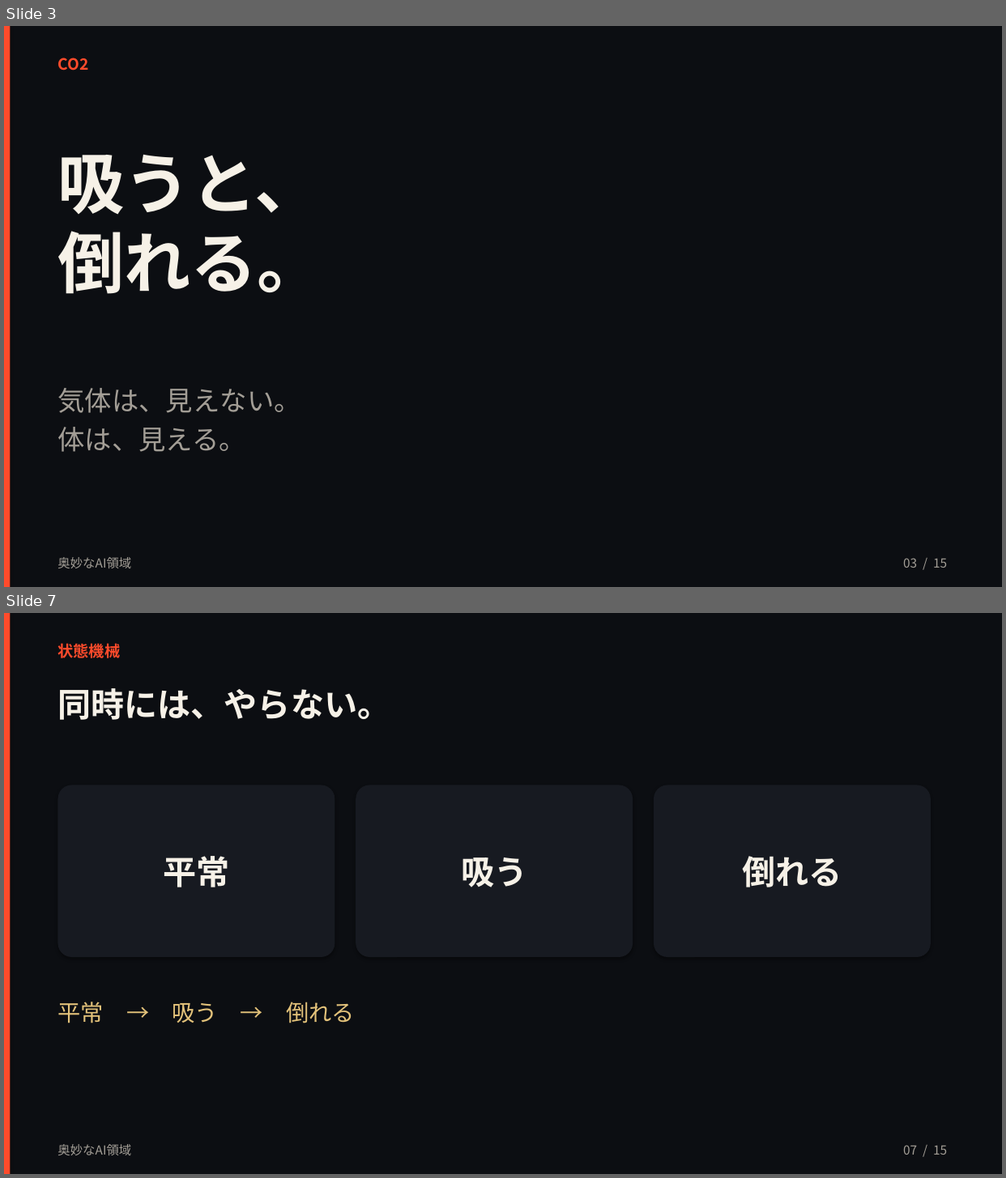
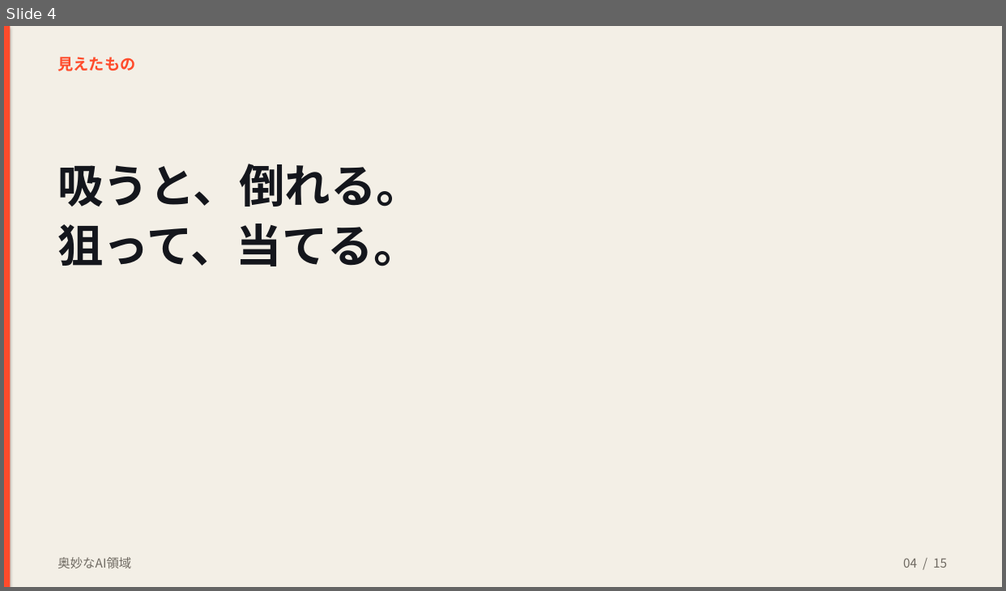
Before and after one commit to kouyozhang-design/vodcoach-ai, a slide deck: presentation/奥妙なAI領域_文化祭.pptx. Shown one above the other, each under a label of ours: slides 3 and 7 before the commit, slide 4 after it; the slides between them are not shown. The pictures are 1006x1178 and 1006x591 pixels, drawn with LibreOffice and Linux fonts; fonts in the diff are those of the drawing. Boxes give left, top, right and bottom in pixels: in the first picture for what was removed or moved away, otherwise in the second. Text is boxed around its words. In the diff, an @@ line names an element or a change of style, - is before the commit and + after.

```diff
--- a/presentation/奥妙なAI領域_文化祭.pptx
+++ b/presentation/奥妙なAI領域_文化祭.pptx
@@ slide 7 removed at bbox=[4, 613, 1002, 1174], background #0C0E12 @@
@@ rectangle removed at bbox=[4, 613, 10, 1174] @@
@@ text removed at bbox=[57, 643, 120, 658] @@
-状態機械
@@ text removed at bbox=[57, 688, 390, 720] @@
-同時には、やらない。
@@ rounded rectangle removed at bbox=[58, 786, 335, 957] @@
@@ rounded rectangle removed at bbox=[356, 786, 633, 957] @@
@@ rounded rectangle removed at bbox=[654, 786, 931, 957] @@
@@ text removed at bbox=[163, 856, 229, 888] @@
-平常
@@ text removed at bbox=[461, 858, 527, 888] @@
-吸う
@@ text removed at bbox=[742, 856, 842, 888] @@
-倒れる
@@ text removed at bbox=[57, 1002, 355, 1024] @@
-平常 → 吸う → 倒れる
@@ text removed at bbox=[57, 1144, 131, 1156] @@
-奥妙なAI領域
@@ text removed at bbox=[903, 1145, 947, 1155] @@
-07 / 15
@@ what was slide 3 is now slide 4 @@
@@ slide 4 changed as well @@
@@ background #0C0E12 to #F3EFE6 @@
@@ text at bbox=[57, 57, 135, 71]: text changed @@
-CO2
+見えたもの
@@ text at bbox=[57, 164, 421, 267]: text changed; size 64 to 44 pt; text colour #F6F1E7 to #14161C @@
-吸うと、
-倒れる。
+吸うと、倒れる。
+狙って、当てる。
@@ text removed at bbox=[57, 388, 300, 452] @@
-気体は、見えない。
-体は、見える。
@@ text "奥妙なAI領域" at bbox=[57, 557, 131, 569]: text colour #A39E96 to #6F6A62 @@
@@ text at bbox=[903, 558, 947, 568]: text changed; text colour #A39E96 to #6F6A62 @@
-03 / 15
+04 / 15
```
Also in this commit, not shown: 10 other slides changed, 4 slides added, 3 other slides removed, 2 other files.
